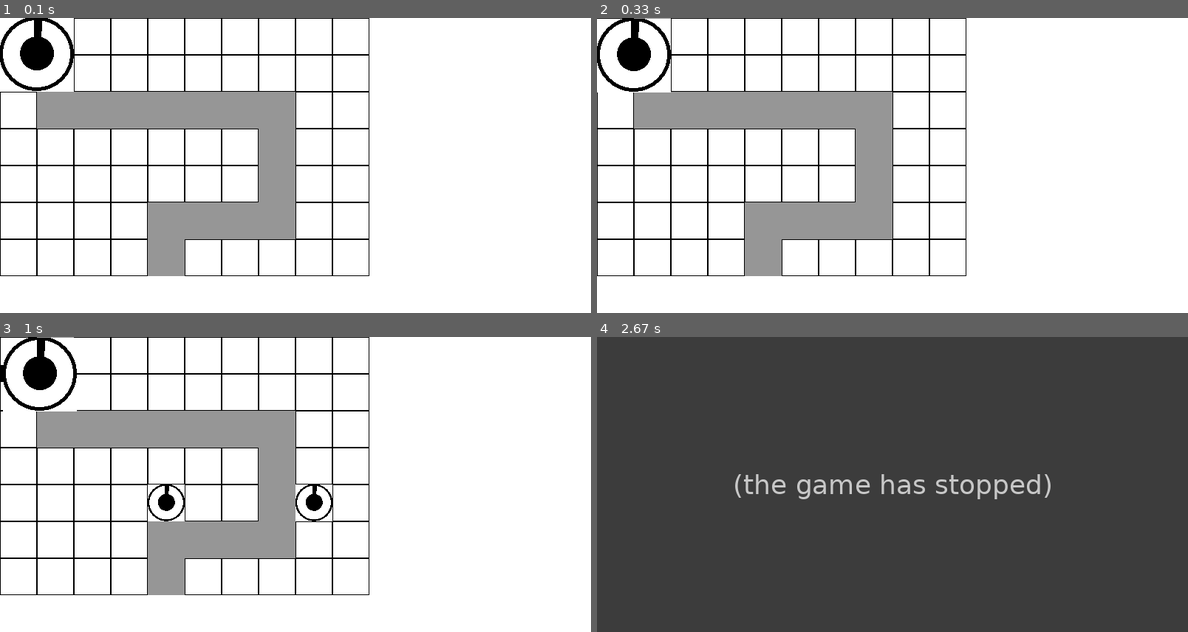
Above: before the commit, frames 1-4 (two rows, left to right).
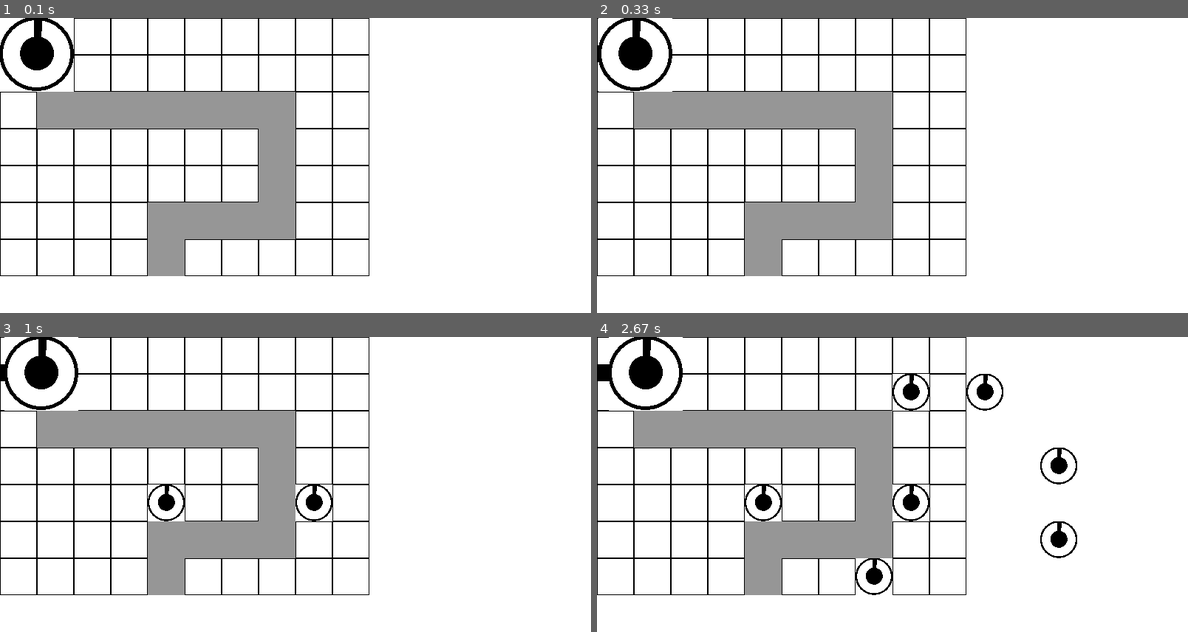
Above: after the commit, the same moments.

Repository: SourceOfPhi/PygameTD
Game: pygame game, started from main.py
The game is run twice, just before and just after one commit, with the same random seed, the same clock (stepped at 60 frames per second) and the same inputs.
Inputs (mouse positions are in pixels of both pictures, inside the frame that each line leads up to):
- Up to frame 1 (0.1 s): no input
- Up to frame 2 (0.33 s): no input
- Up to frame 3 (1 s): click (295, 484) at 0.38 s; click (153, 487) at 0.72 s
- Up to frame 4 (2.67 s): click (981, 381) at 1.05 s; click (904, 384) at 1.38 s; click (862, 561) at 1.75 s; click (1046, 531) at 2.22 s; click (1046, 457) at 2.55 s

Frame 1 is identical in both runs. In frame 2, 0.4% of the frame differs, in the area x 0-13%, y 0-26%; in frame 3, 0.4%; in frame 4, 100%, in the area x 0-100%, y 0-100%.
Error before the commit: IndexError: list index out of range (enemy.py line 23); the game stopped at 2.55 s (later frames are placeholders)

Commit message:
Convert path from cell to screen coordinates

Diff:
--- a/enemy.py
+++ b/enemy.py
@@ -1,5 +1,6 @@
 import pygame
 from game_object import GameObject
+from grid import Grid
 
 
 class Enemy(GameObject):
@@ -7,9 +8,9 @@
 
     def __init__(self, img: pygame.Surface, init_pos: tuple[int, int], path: list[tuple[int, int]]) -> None:
         self.position: tuple[float, float] = (float(init_pos[0]), float(init_pos[1]))
-        self.path = path
+        self.path = Grid.cell_to_pos(path)
         self.curr_path_idx = 0
-        self.target = path[0]
+        self.target = self.path[0]
         self.speed: float = 0.1
         self.img = img
 
